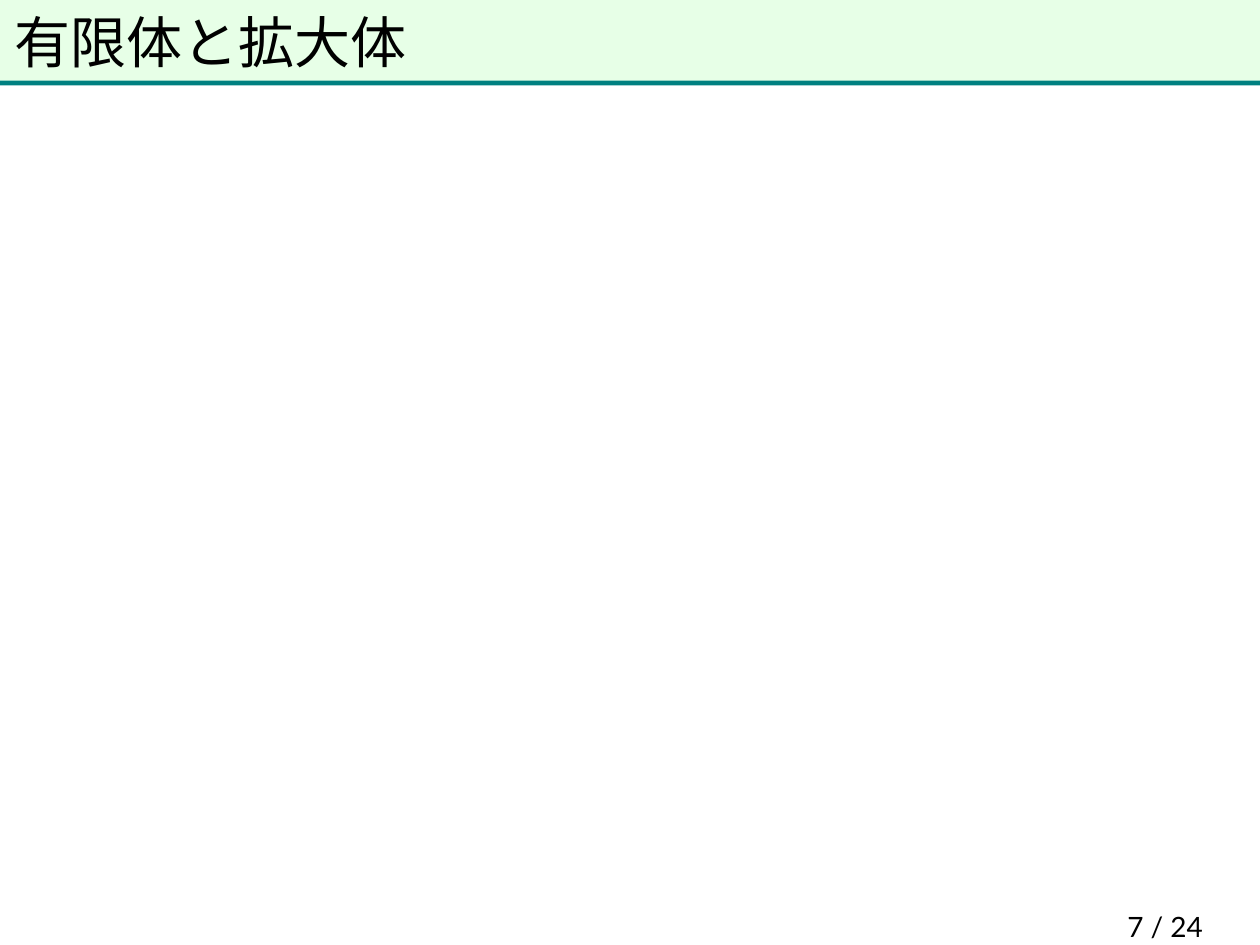
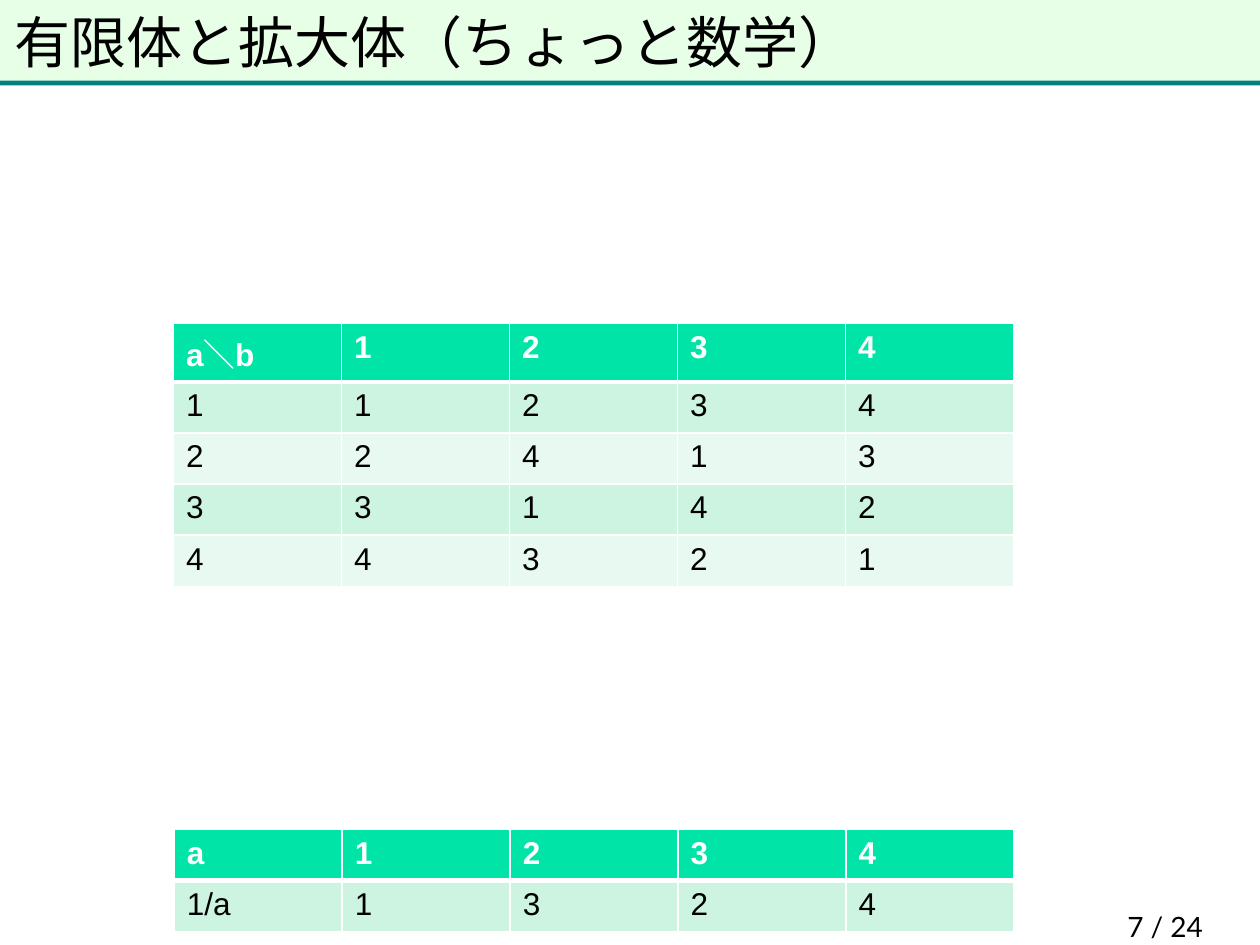
Before and after one commit to herumi/anninbon, a slide deck: slide 7 of lec/anninbon5.pptx. Drawn at 1260x945 pixels with LibreOffice and Linux fonts; fonts in the diff are those of the drawing; background and template pictures are left out. Boxes give left, top, right and bottom in pixels: in the first picture for what was removed or moved away, otherwise in the second. Text is boxed around its words. In the diff, an @@ line names an element or a change of style, - is before the commit and + after.

```diff
--- a/lec/anninbon5.pptx
+++ b/lec/anninbon5.pptx
@@ title at (14,15,854,68): text changed @@
-有限体と拡大体
+有限体と拡大体（ちょっと数学）
@@ table added at (174,324,1012,580), 5 rows, 5 columns @@
+a＼b | 1 | 2 | 3 | 4
+1 | 1 | 2 | 3 | 4
+2 | 2 | 4 | 1 | 3
+3 | 3 | 1 | 4 | 2
+4 | 4 | 3 | 2 | 1
@@ table added at (174,829,1012,931), 2 rows, 5 columns @@
+a | 1 | 2 | 3 | 4
+1/a | 1 | 3 | 2 | 4
```
Also in this commit, not shown: 4 slides added.
